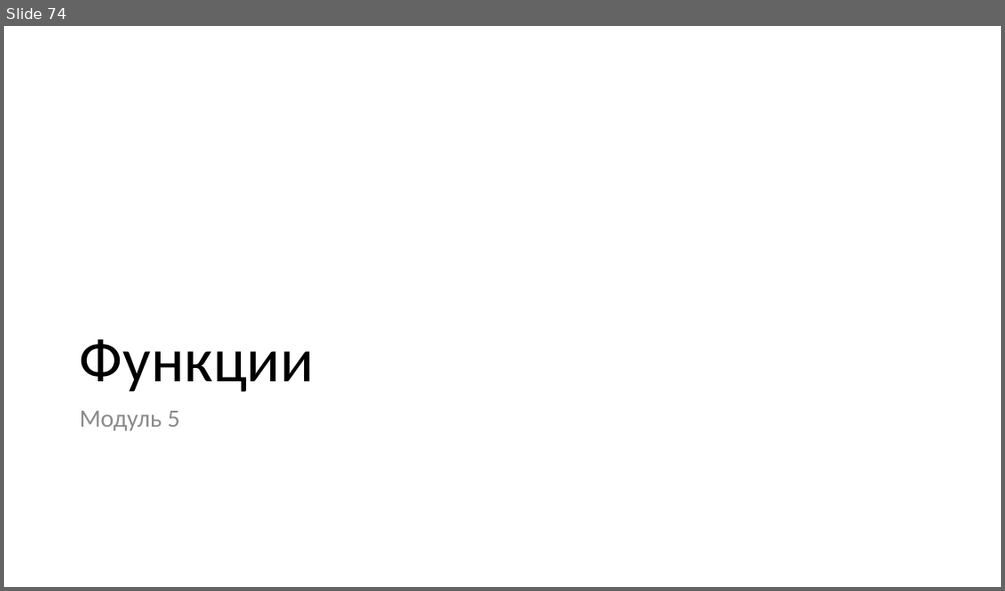
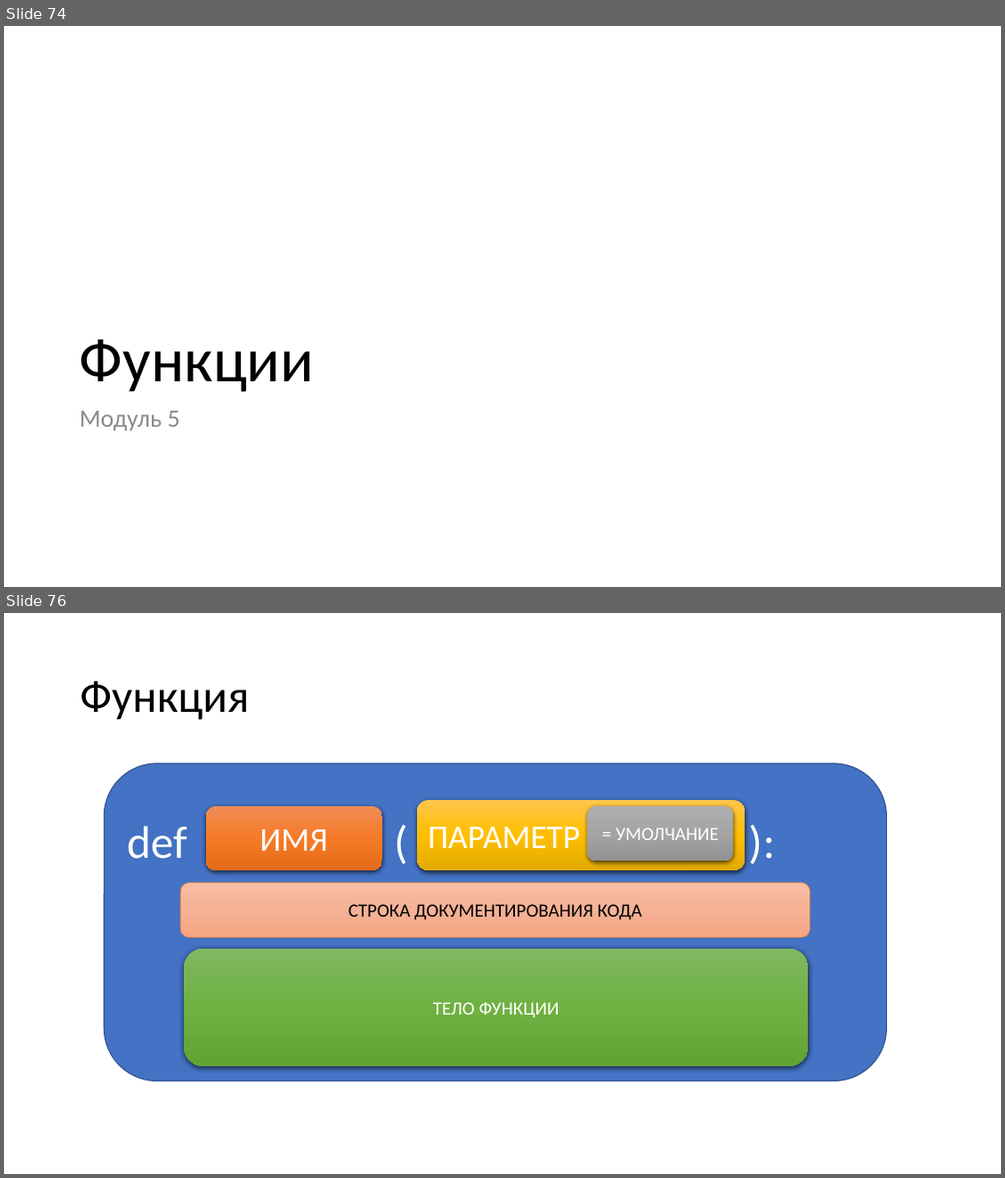
Before and after one commit to paveltsytovich/telegram-course, a slide deck: Presentation/Основы алгоритмизации и программирования.pptx. Shown one above the other, each under a label of ours: slide 74 before the commit, slides 74 and 76 after it; the slides between them are not shown. The pictures are 1005x591 and 1005x1178 pixels, drawn with LibreOffice and Linux fonts; fonts in the diff are those of the drawing. Boxes give left, top, right and bottom in pixels: in the first picture for what was removed or moved away, otherwise in the second. Text is boxed around its words. In the diff, an @@ line names an element or a change of style, - is before the commit and + after.

Commit message:
Функции и их параметры

```diff
--- a/Presentation/Основы алгоритмизации и программирования.pptx
+++ b/Presentation/Основы алгоритмизации и программирования.pptx
@@ slide 76 added at bbox=[4, 613, 1001, 1174], background #FFFFFF @@
@@ title added at bbox=[80, 681, 249, 720], 44 pt, text #000000 @@
+Функция
@@ rounded rectangle added at bbox=[105, 763, 887, 1080], fill #4472C4, outline #325491 1 pt, 44 pt, text #FFFFFF @@
+def ( ):
@@ rounded rectangle added at bbox=[206, 806, 382, 870], fill gradient #F18C57 to #F67B28 to #E56C19, 32 pt, text #FFFFFF @@
+ИМЯ
@@ rounded rectangle added at bbox=[417, 800, 744, 870], fill gradient #FFC64B to #FFC000 to #E3AB00, 32 pt, text #FFFFFF @@
+ПАРАМЕТР
@@ rounded rectangle added at bbox=[587, 806, 733, 860], fill gradient #AFAFAF to #A5A5A5 to #939393, 18 pt, text #FFFFFF @@
+= УМОЛЧАНИЕ
@@ rounded rectangle added at bbox=[180, 882, 810, 937], fill gradient #F7BDA5 to #F5B196 to #F8A582, outline #ED7D31 0.5 pt, 18 pt, text #000000 @@
+СТРОКА ДОКУМЕНТИРОВАНИЯ КОДА
@@ rounded rectangle added at bbox=[184, 948, 809, 1066], fill gradient #81B861 to #6FB242 to #62A336, 18 pt, text #FFFFFF @@
+ТЕЛО ФУНКЦИИ
```
Also in this commit, not shown: 3 other slides added, 1 other file.
